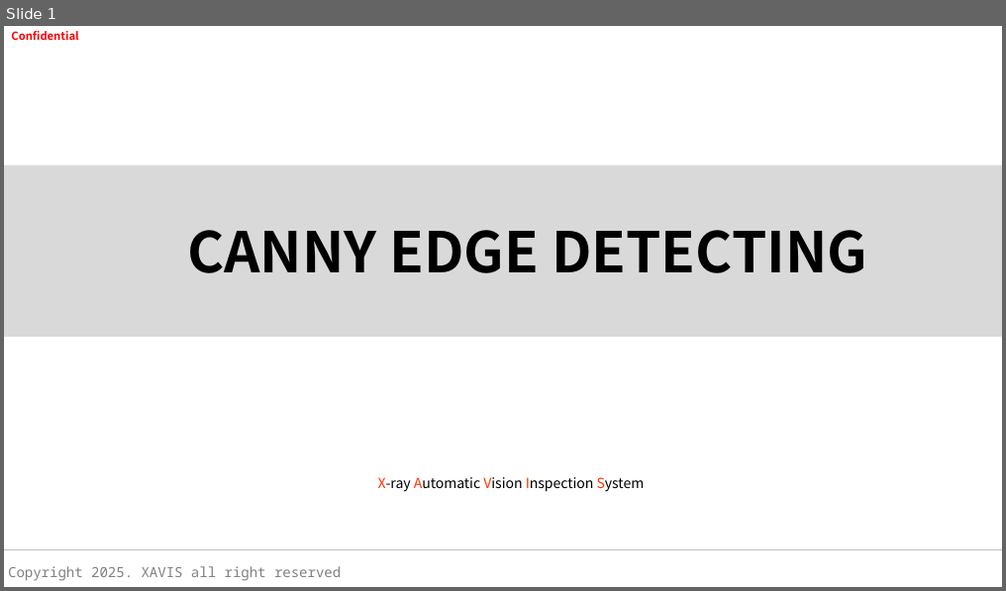
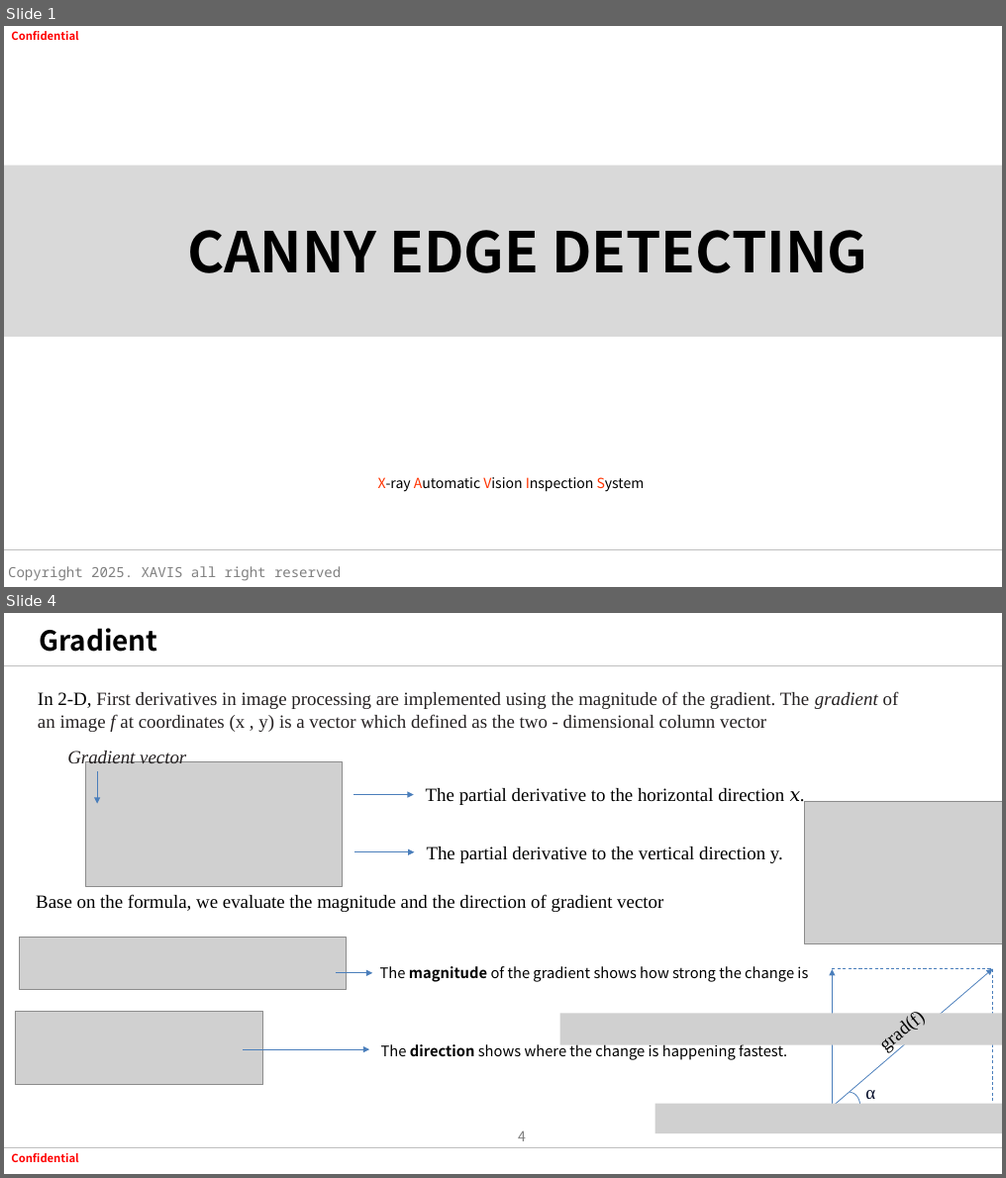
Before and after one commit to tuananh020400/FresherXavisTech, a slide deck: Document/SlideWeek4/CannyEdge.pptx. Shown one above the other, each under a label of ours: slide 1 before the commit, slides 1 and 4 after it; the slides between them are not shown. The pictures are 1006x591 and 1006x1178 pixels, drawn with LibreOffice and Linux fonts; fonts in the diff are those of the drawing; grey boxes stand for pictures; background and template pictures are left out. Boxes give left, top, right and bottom in pixels: in the first picture for what was removed or moved away, otherwise in the second. Text is boxed around its words. In the diff, an @@ line names an element or a change of style, - is before the commit and + after.

```diff
--- a/Document/SlideWeek4/CannyEdge.pptx
+++ b/Document/SlideWeek4/CannyEdge.pptx
@@ slide 4 added at [4, 613, 1002, 1174], background #FFFFFF @@
@@ title added at [39, 628, 157, 652], 26.6 pt, text #000000, bold @@
+Gradient
@@ line added from (4, 666) to (1002, 666), #BFBFBF 1 pt @@
@@ text added at [38, 691, 899, 732], 18 pt, text #242021 @@
+In 2-D, First derivatives in image processing are implemented using the magnitude of the gradient. The gradient of an image f at coordinates (x , y) is a vector which defined as the two - dimensional column vector
@@ text added at [67, 750, 186, 768], 18 pt, text #242021, italic @@
+Gradient vector
@@ picture added at [85, 761, 343, 887] @@
@@ arrow added from (97, 771) to (97, 804), #4B7EBC 0.75 pt @@
@@ text added at [426, 788, 801, 805], 18 pt, text #000000 @@
+The partial derivative to the horizontal direction 𝑥.
@@ arrow added from (353, 795) to (414, 795), #4B7EBC 0.75 pt @@
@@ picture added at [805, 801, 1002, 943] @@
@@ text added at [427, 847, 783, 863], 18 pt, text #000000 @@
+The partial derivative to the vertical direction y.
@@ arrow added from (354, 853) to (414, 853), #4B7EBC 0.75 pt @@
@@ text added at [36, 894, 663, 912], 18 pt, text #000000 @@
+Base on the formula, we evaluate the magnitude and the direction of gradient vector
@@ picture added at [20, 938, 347, 990] @@
@@ text added at [380, 966, 808, 982], 14 pt, text #000000 @@
+The magnitude of the gradient shows how strong the change is
@@ arrow added from (336, 973) to (372, 973), #4B7EBC 0.75 pt @@
@@ picture added at [15, 1011, 263, 1084] @@
@@ picture added at [560, 1014, 1002, 1046] @@
@@ text added at [911, 1008, 926, 1030], 18 pt, text #000000 @@
+grad(f)
@@ arrow added from (243, 1051) to (369, 1051), #4B7EBC 0.75 pt @@
@@ text added at [381, 1042, 787, 1060], 14 pt, text #000000 @@
+The direction shows where the change is happening fastest.
@@ picture added at [655, 1104, 1002, 1134] @@
@@ group added at [832, 968, 993, 1122]: 2 arrows, 2 lines, 1 arc (boxed as its full ellipse), 1 text @@
+α
@@ page number added at [518, 1131, 526, 1142], 13.3 pt, text #808080 @@
+4
@@ line added from (4, 1149) to (1002, 1149), #BFBFBF 1 pt @@
@@ text added at [11, 1154, 78, 1162], 10.7 pt, text #FF0000, bold @@
+Confidential
```
Also in this commit, not shown: 7 other slides added, 3 slides removed, 10 other files.
